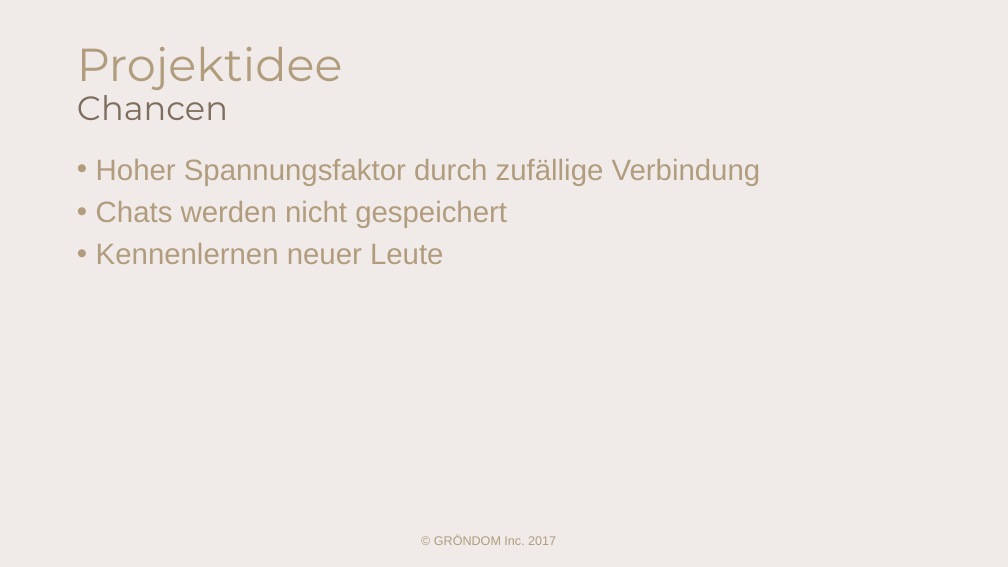
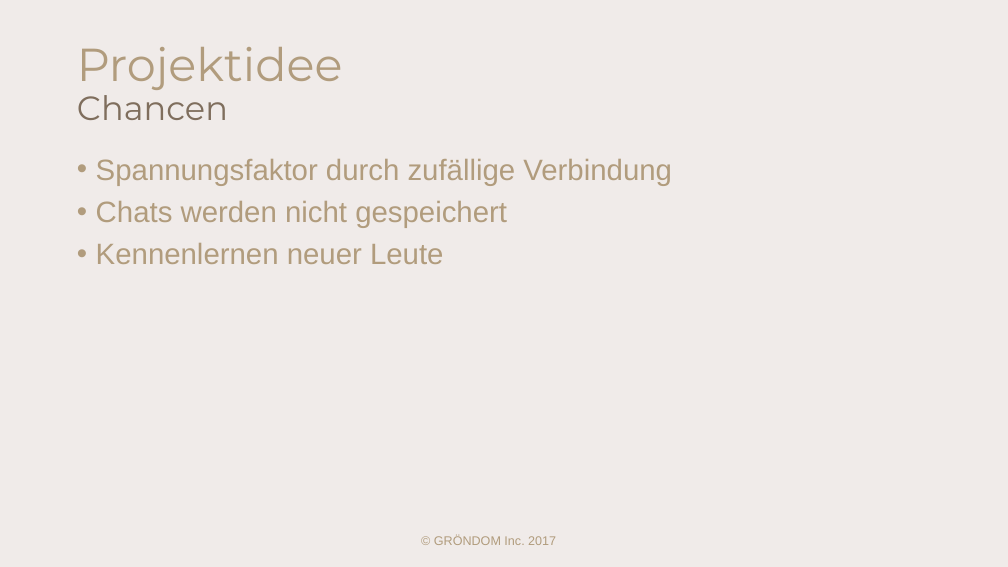
Before and after one commit to GAEBE2/GR-NDOM, a slide deck: slide 4 of documentation/specifications/GRÖNDOM_Präsentation.pptx. Drawn at 1008x567 pixels with LibreOffice and Linux fonts; fonts in the diff are those of the drawing. Boxes give left, top, right and bottom in pixels: in the first picture for what was removed or moved away, otherwise in the second. Text is boxed around its words. In the diff, an @@ line names an element or a change of style, - is before the commit and + after.

```diff
--- a/documentation/specifications/GRÖNDOM_Präsentation.pptx
+++ b/documentation/specifications/GRÖNDOM_Präsentation.pptx
@@ text at <box>96,159,672,186</box>: text changed @@
-• Hoher Spannungsfaktor durch zufällige Verbindung
+• Spannungsfaktor durch zufällige Verbindung
```
Also in this commit, not shown: 3 other slides changed, 1 slide removed, 3 other files.
